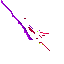
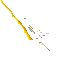
Layer changes from the first 64 x 64 image to the second:
painted on "Copie de exe_lilac_mpbl_charging_0_e.png" over bbox(1, 0, 50, 51)
